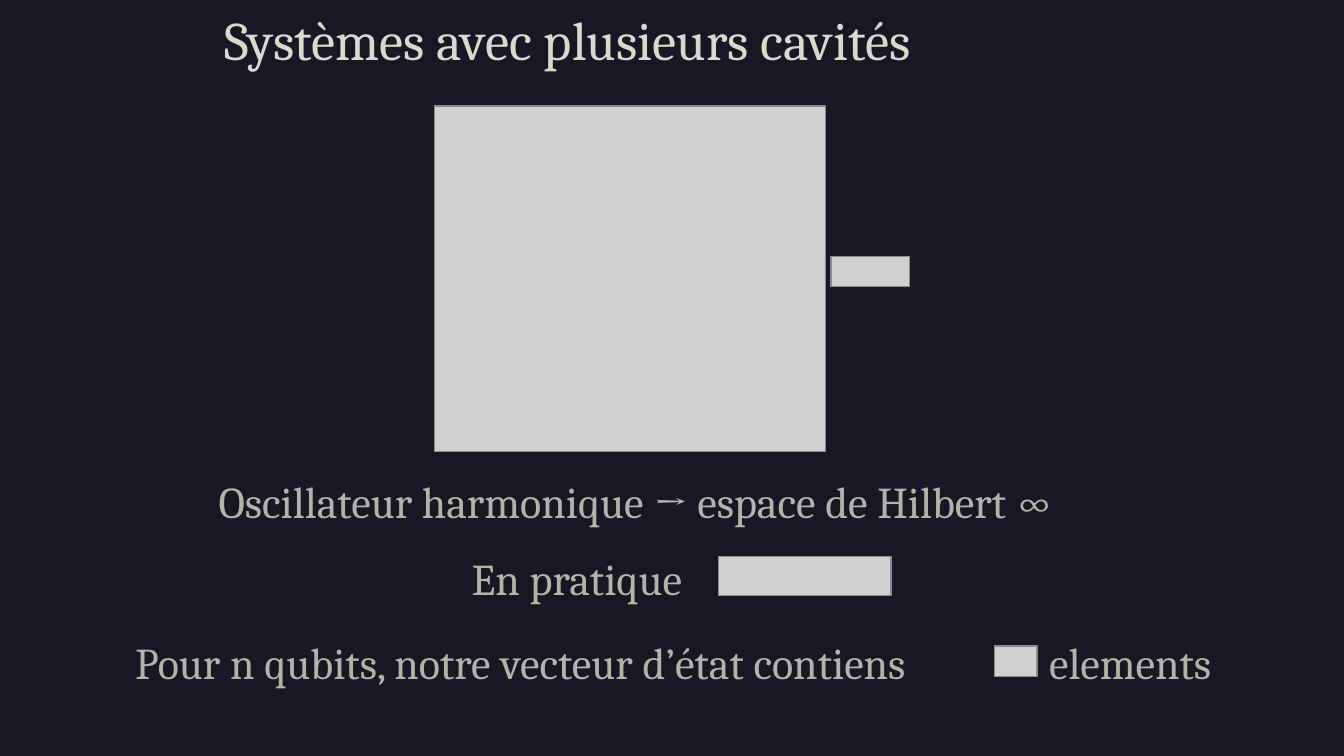
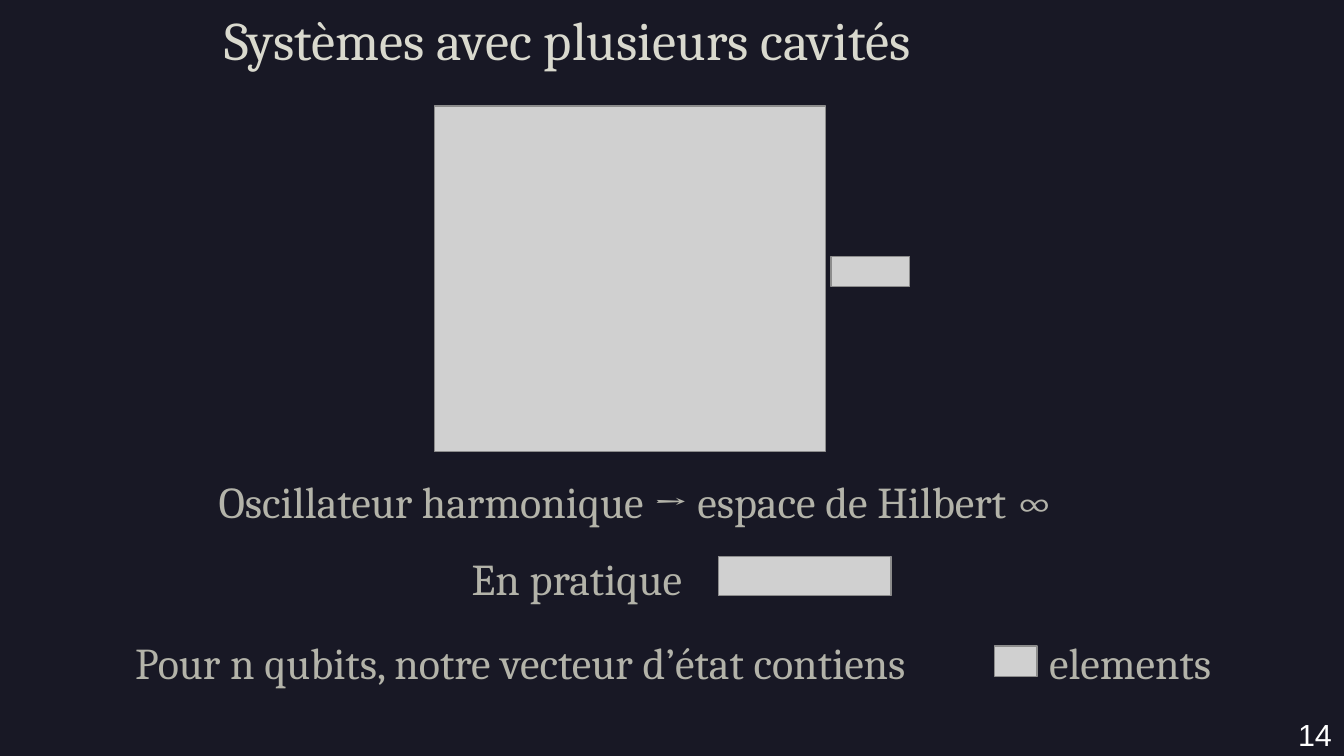
Before and after one commit to AmdaU/presentations, a slide deck: slide 14 of Seminaire/Seminaire.odp (slide 10 before the commit). Drawn at 1344x756 pixels with LibreOffice and Linux fonts; fonts in the diff are those of the drawing; grey boxes stand for pictures. Boxes give left, top, right and bottom in pixels: in the first picture for what was removed or moved away, otherwise in the second. Text is boxed around its words. In the diff, an @@ line names an element or a change of style, - is before the commit and + after.

```diff
--- a/Seminaire/Seminaire.odp
+++ b/Seminaire/Seminaire.odp
@@ page number added at (1298, 725, 1332, 746), 18 pt, text #FFFFFF @@
+14
```
Also in this commit, not shown: 24 other slides changed, 5 slides added, 3 slides removed, 27 other files.
